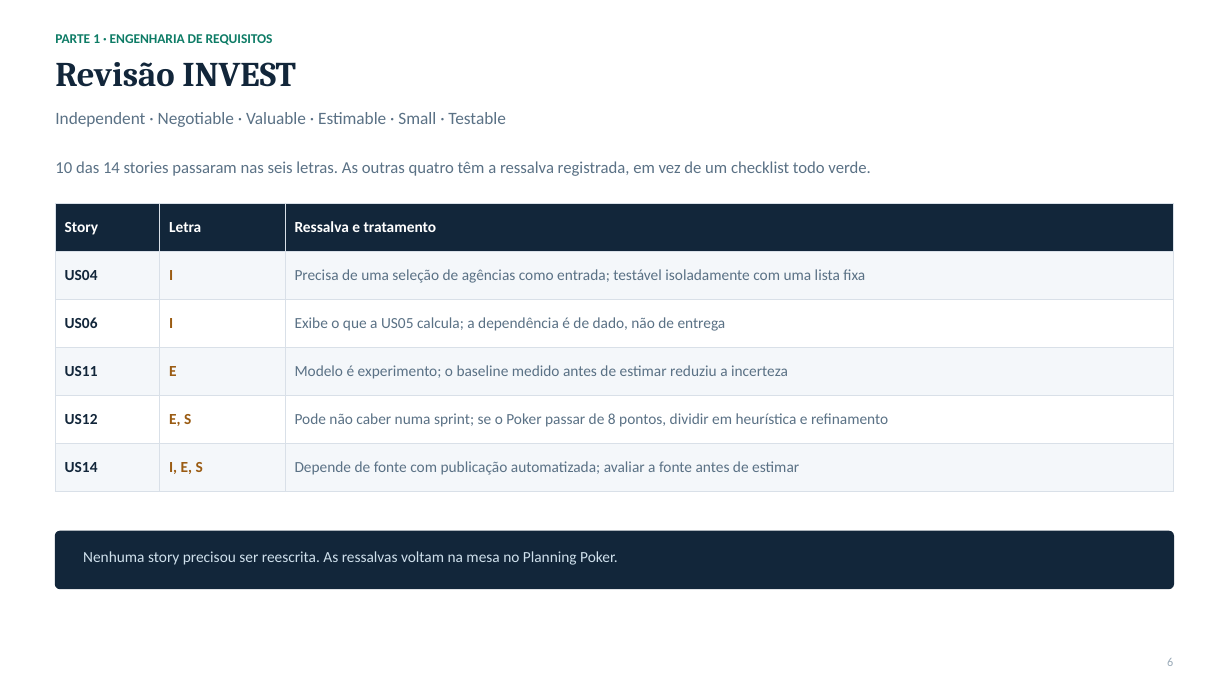
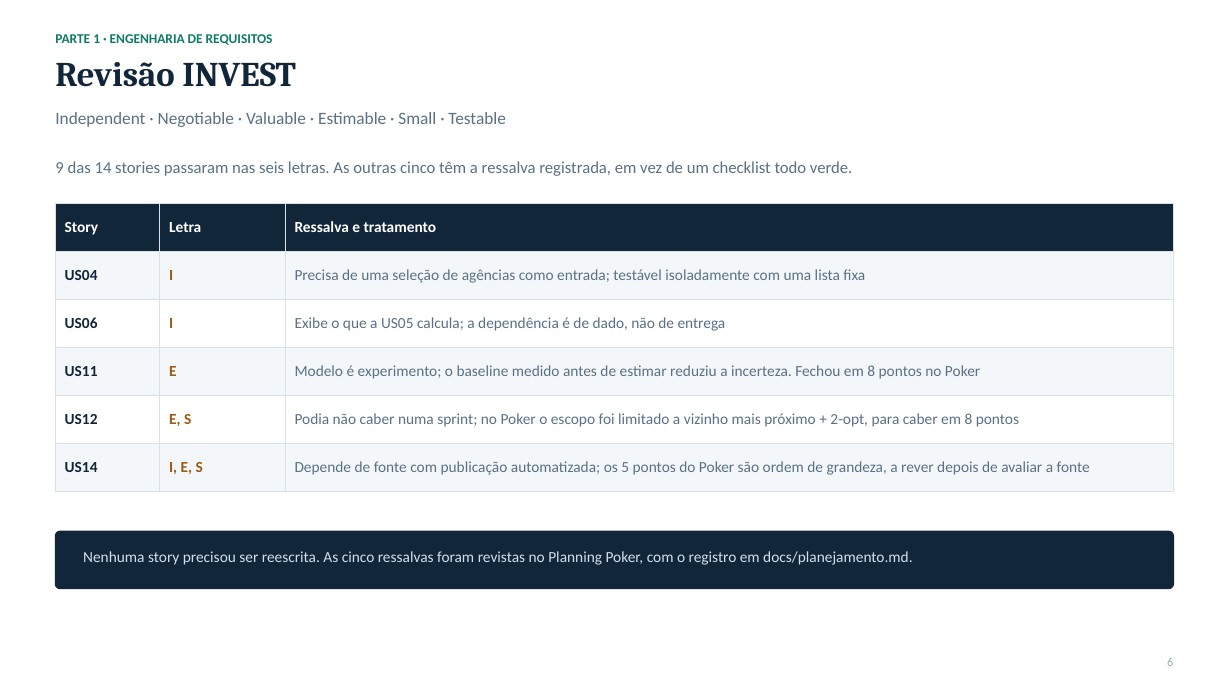
Before and after one commit to davi-cassiano/Projeto-Varela, a slide deck: slide 6 of docs/apresentacao-checkpoint-4-6.pptx. Drawn at 1232x693 pixels with LibreOffice and Linux fonts; fonts in the diff are those of the drawing. Boxes give left, top, right and bottom in pixels: in the first picture for what was removed or moved away, otherwise in the second. Text is boxed around its words. In the diff, an @@ line names an element or a change of style, - is before the commit and + after.

```diff
--- a/docs/apresentacao-checkpoint-4-6.pptx
+++ b/docs/apresentacao-checkpoint-4-6.pptx
@@ text at [55,161,852,176]: text changed @@
-10 das 14 stories passaram nas seis letras. As outras quatro têm a ressalva registrada, em vez de um checklist todo verde.
+9 das 14 stories passaram nas seis letras. As outras cinco têm a ressalva registrada, em vez de um checklist todo verde.
@@ table at [55,203,1174,479] @@
-row 4, column 3: Modelo é experimento; o baseline medido antes de estimar reduziu a incerteza
+row 4, column 3: Modelo é experimento; o baseline medido antes de estimar reduziu a incerteza. Fechou em 8 pontos no Poker
-row 5, column 3: Pode não caber numa sprint; se o Poker passar de 8 pontos, dividir em heurística e refinamento
+row 5, column 3: Podia não caber numa sprint; no Poker o escopo foi limitado a vizinho mais próximo + 2-opt, para caber em 8 pontos
-row 6, column 3: Depende de fonte com publicação automatizada; avaliar a fonte antes de estimar
+row 6, column 3: Depende de fonte com publicação automatizada; os 5 pontos do Poker são ordem de grandeza, a rever depois de avaliar a fonte
@@ text at [83,551,912,565]: text changed @@
-Nenhuma story precisou ser reescrita. As ressalvas voltam na mesa no Planning Poker.
+Nenhuma story precisou ser reescrita. As cinco ressalvas foram revistas no Planning Poker, com o registro em docs/planejamento.md.
```
Also in this commit, not shown: 1 other file.
